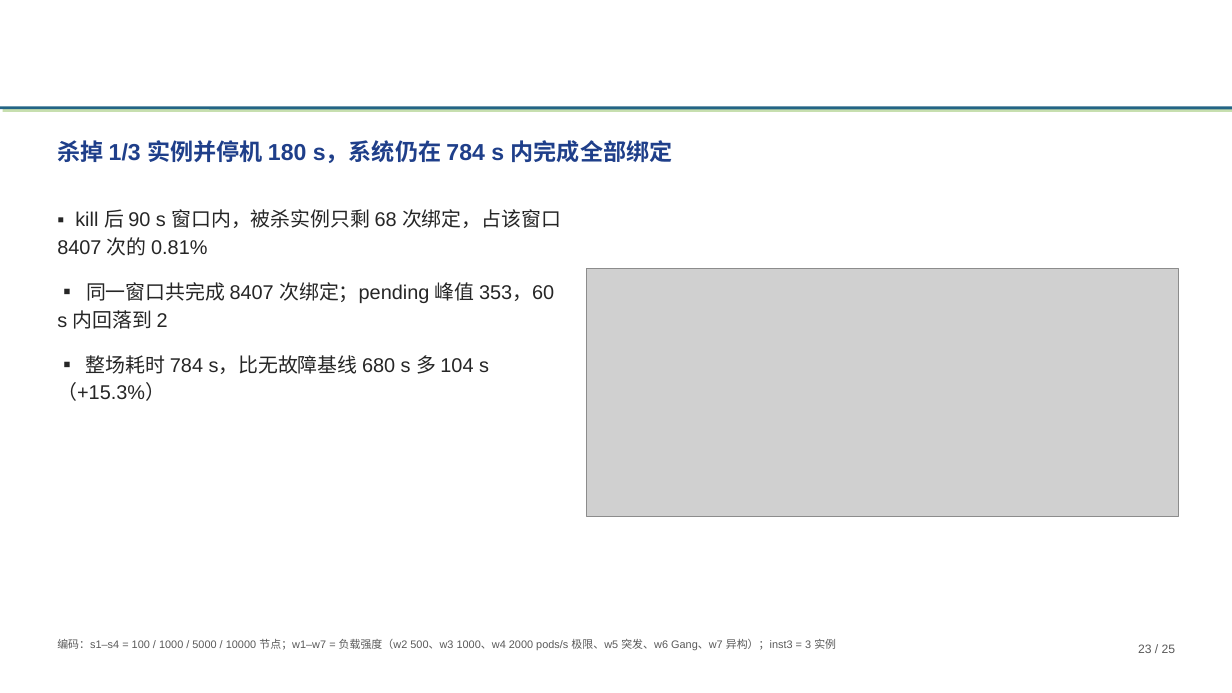
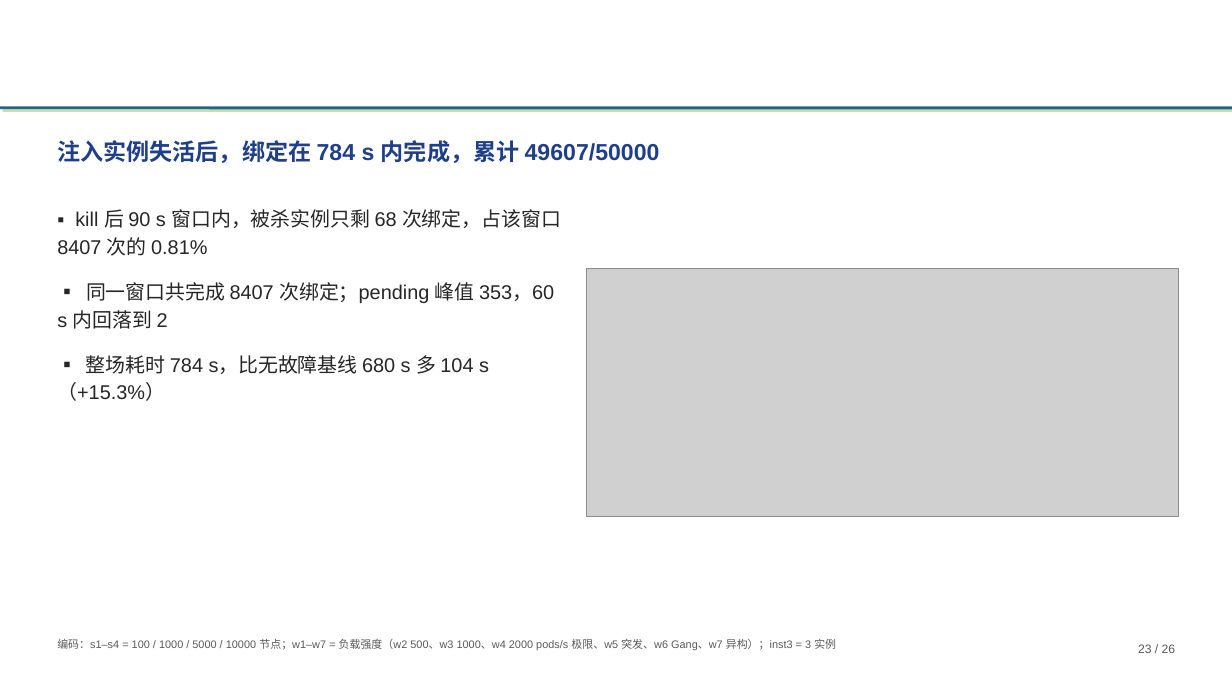
Before and after one commit to tengfei86/godel-scheduler, a slide deck: slide 23 of docs/thesis/defense/基于etcd的分布式Kubernetes调度器研究与实现-高铜.pptx. Drawn at 1232x693 pixels with LibreOffice and Linux fonts; fonts in the diff are those of the drawing; grey boxes stand for pictures; background and template pictures are left out. Boxes give left, top, right and bottom in pixels: in the first picture for what was removed or moved away, otherwise in the second. Text is boxed around its words. In the diff, an @@ line names an element or a change of style, - is before the commit and + after.

```diff
--- a/docs/thesis/defense/基于etcd的分布式Kubernetes调度器研究与实现-高铜.pptx
+++ b/docs/thesis/defense/基于etcd的分布式Kubernetes调度器研究与实现-高铜.pptx
@@ text at [57, 140, 660, 163]: text changed @@
-杀掉 1/3 实例并停机 180 s，系统仍在 784 s 内完成全部绑定
+注入实例失活后，绑定在 784 s 内完成，累计 49607/50000
```
Also in this commit, not shown: 24 other slides changed, 1 slide added, 2 other files.
